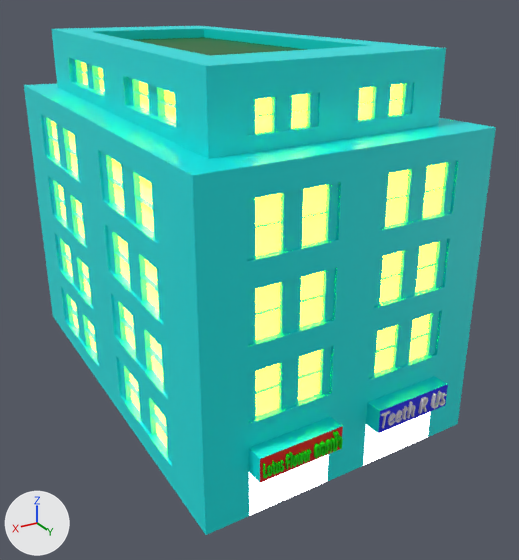
The FBX model Assets/Models/majestic_tower.fbx: old version first, new version second.
The view is the same before and after, from a 50 mm camera at (424.0, 766.0, 507.0) aimed at (-8.0, 46.0, 147.0). Every picture has the same lights, and +X, +Y and +Z are marked at lower left. Where no turn or scale is listed for an object, it has been applied to the vertices.

In view in the first picture: 'Plane', 'Text', 'Text.001', 'Text.002'.
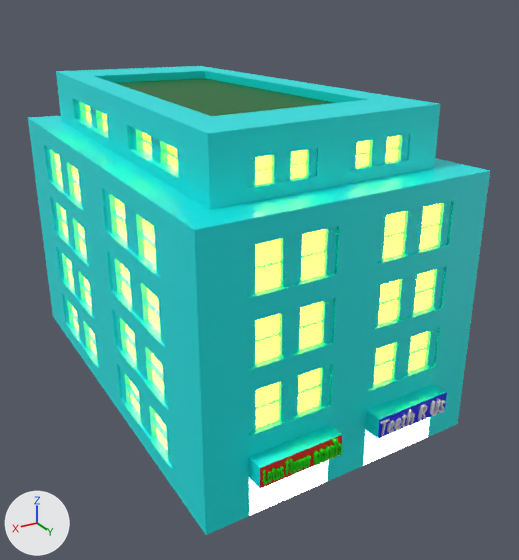
Edits to the bpy script that builds the scene:
```text
Change ob_text_001:
    ob_text_001.location: (134.0, 287.0, 60.0) -> (134.0, 287.0, 53.0)
Change ob_plane:
    ob_plane.scale: (60.0, 70.0, 2.0) -> (60.0, 70.0, 1.75)
Change ob_text:
    ob_text.location: (-12.0, 282.0, 61.0) -> (-12.0, 282.0, 51.0)
Change ob_text_002:
    ob_text_002.location: (74.0, 287.0, 60.0) -> (74.0, 287.0, 51.0)
```

Location of each change, (x1, y1, x2, y2) in pixels of the pictures (519 x 560 px):
'Plane', rescaled (8% shorter)
    before: (24, 26, 496, 535)
    after: (28, 66, 490, 535)
'Text', moved
    before: (381, 391, 447, 428)
    after: (380, 398, 446, 436)
'Text.001', moved
    before: (263, 449, 311, 478)
    after: (263, 455, 311, 485)
'Text.002', moved
    before: (314, 431, 343, 459)
    after: (313, 437, 342, 466)
